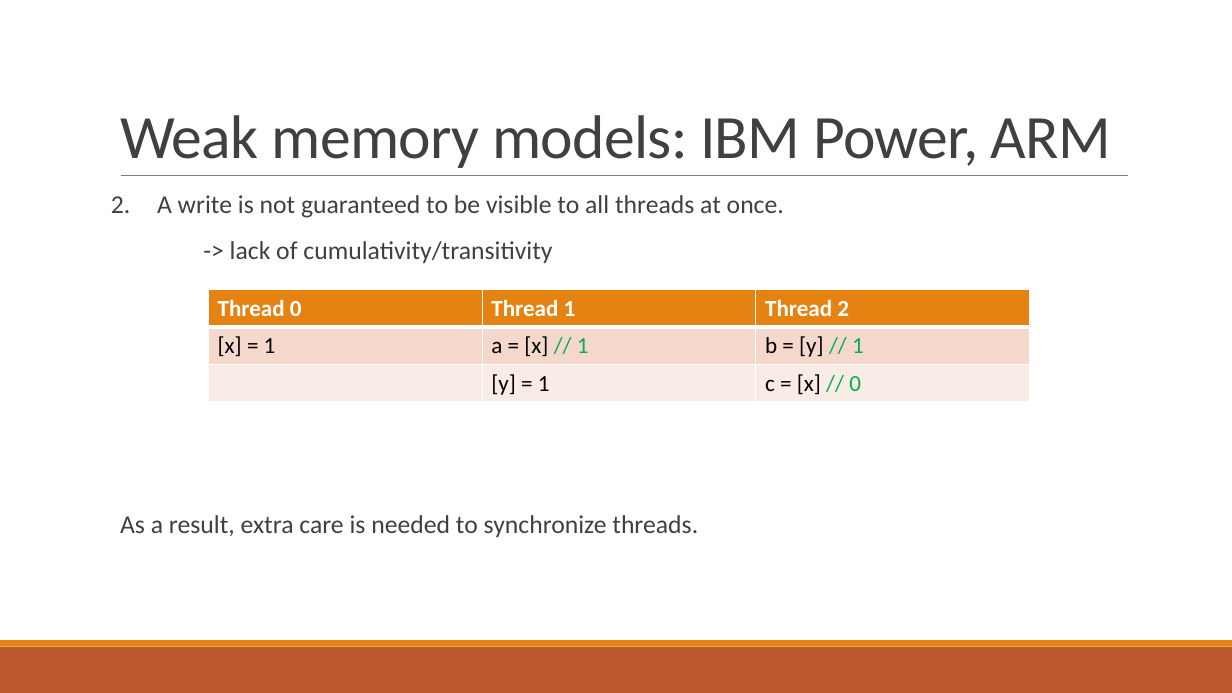
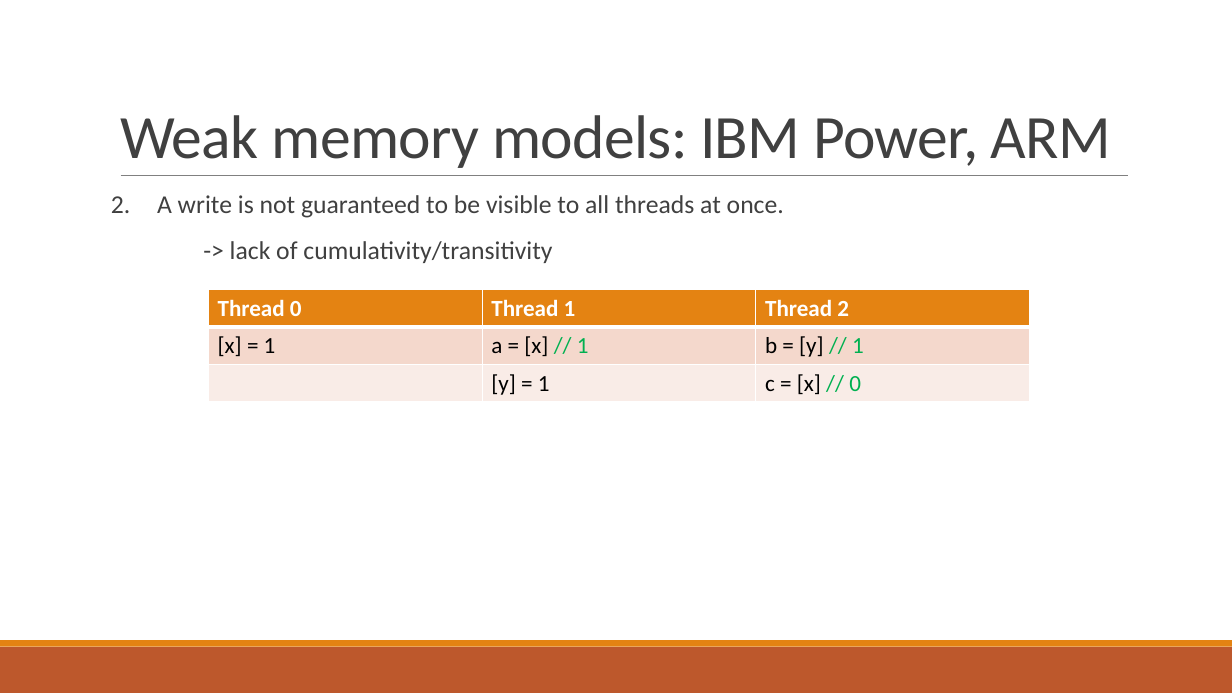
Before and after one commit to ustc-pldpa/2018s-final-projects, a slide deck: slide 14 of 06-Memory Access/fopl-pres.pptx. Drawn at 1232x693 pixels with LibreOffice and Linux fonts; fonts in the diff are those of the drawing. Boxes give left, top, right and bottom in pixels: in the first picture for what was removed or moved away, otherwise in the second. Text is boxed around its words. In the diff, an @@ line names an element or a change of style, - is before the commit and + after.

```diff
--- a/06-Memory Access/fopl-pres.pptx
+++ b/06-Memory Access/fopl-pres.pptx
@@ text at box(120, 515, 698, 537): paragraph removed @@
-  As a result, extra care is needed to synchronize threads.
```
Also in this commit, not shown: 3 other slides changed, 1 slide added.
